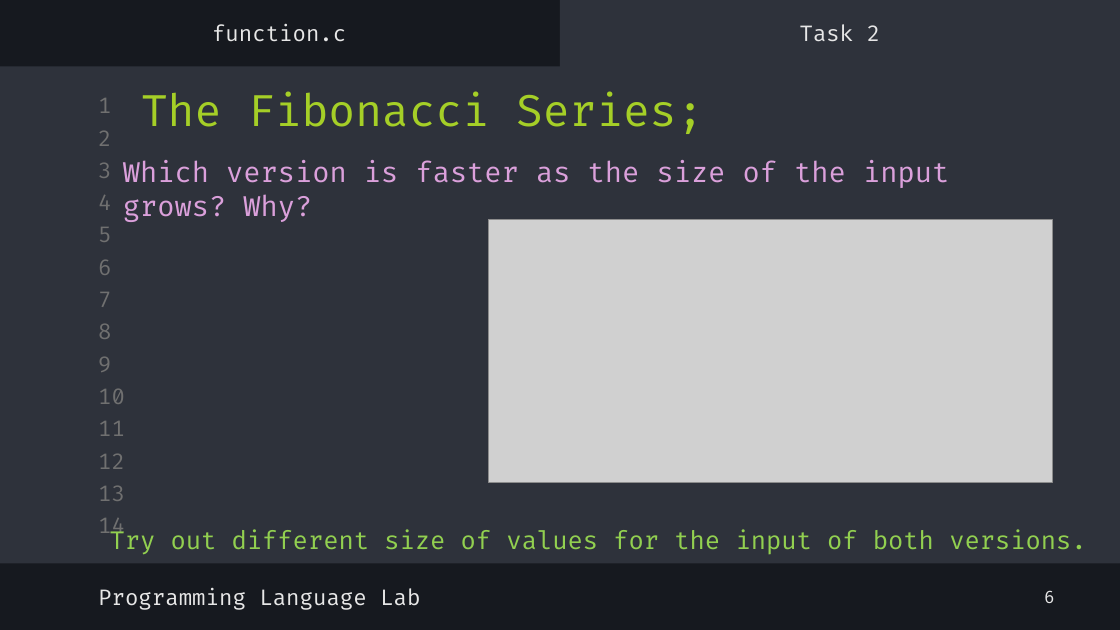
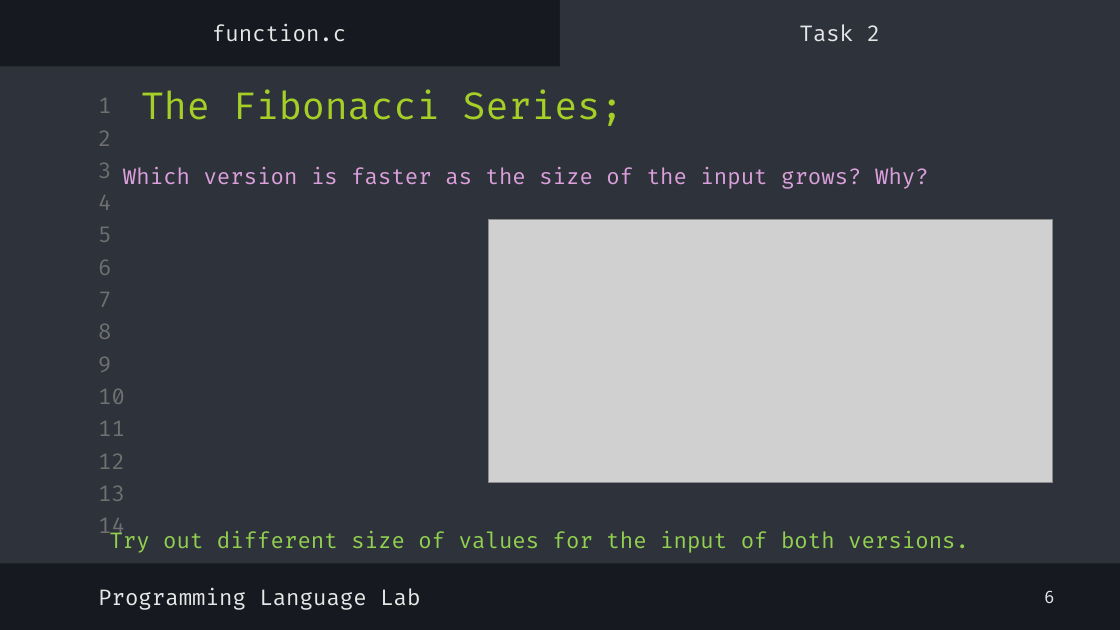
Before and after one commit to shayan-naghizadeh/C-Lab-AUT, a slide deck: slide 8 of slides/6.Function/Function.pptx. Drawn at 1120x630 pixels with LibreOffice and Linux fonts; fonts in the diff are those of the drawing; grey boxes stand for pictures. Boxes give left, top, right and bottom in pixels: in the first picture for what was removed or moved away, otherwise in the second. Text is boxed around its words. In the diff, an @@ line names an element or a change of style, - is before the commit and + after.

```diff
--- a/slides/6.Function/Function.pptx
+++ b/slides/6.Function/Function.pptx
@@ text "The Fibonacci Series;" at box(141, 89, 624, 126): size 28 to 24 pt @@
@@ text "Which version is faster as ...": place and size @@
-text "Which version is faster as ..." at box(123, 160, 949, 188)
+text "Which version is faster as ..." at box(123, 167, 929, 189)
@@ text "Which version is faster as ..." at box(123, 167, 929, 189): size 18 to 14 pt @@
@@ text "Try out different size of ..." at box(110, 530, 969, 553): size 16 to 14 pt @@
```
Also in this commit, not shown: 6 other slides changed, 3 other files.
